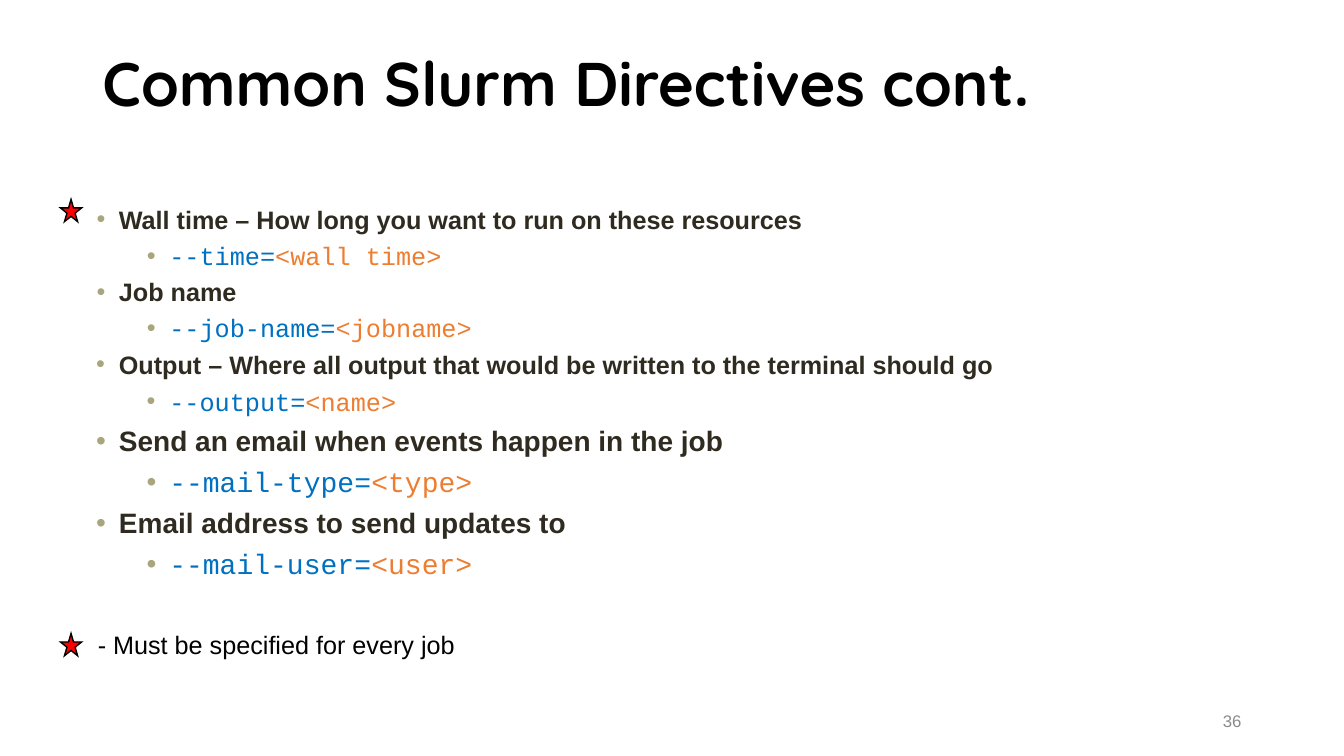
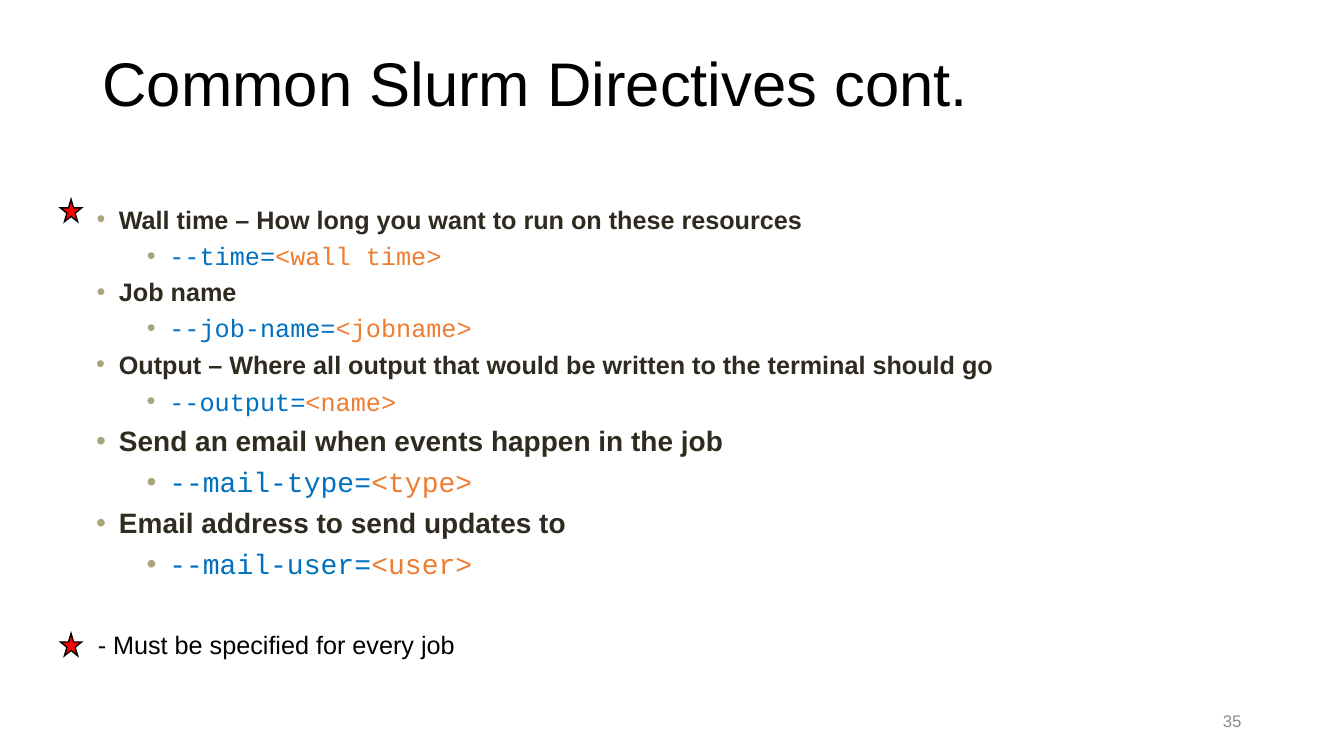
Before and after one commit to ResearchComputing/Getting_Started_With_Research_Computing, a slide deck: slide 35 of Command_Line_And_Job_Scheduling.pptx (slide 36 before the commit). Drawn at 1344x756 pixels with LibreOffice and Linux fonts; fonts in the diff are those of the drawing; background and template pictures are left out. Boxes give left, top, right and bottom in pixels: in the first picture for what was removed or moved away, otherwise in the second. Text is boxed around its words. In the diff, an @@ line names an element or a change of style, - is before the commit and + after.

Commit message:
make text formatting for all code and headings the same, remove duplicate slides

```diff
--- a/Command_Line_And_Job_Scheduling.pptx
+++ b/Command_Line_And_Job_Scheduling.pptx
@@ title "Common Slurm Directives cont." at (102,61,967,107): font Quicksand to Arial, bold off @@
```
Also in this commit, not shown: 12 other slides changed, 3 slides removed, 1 other file.
